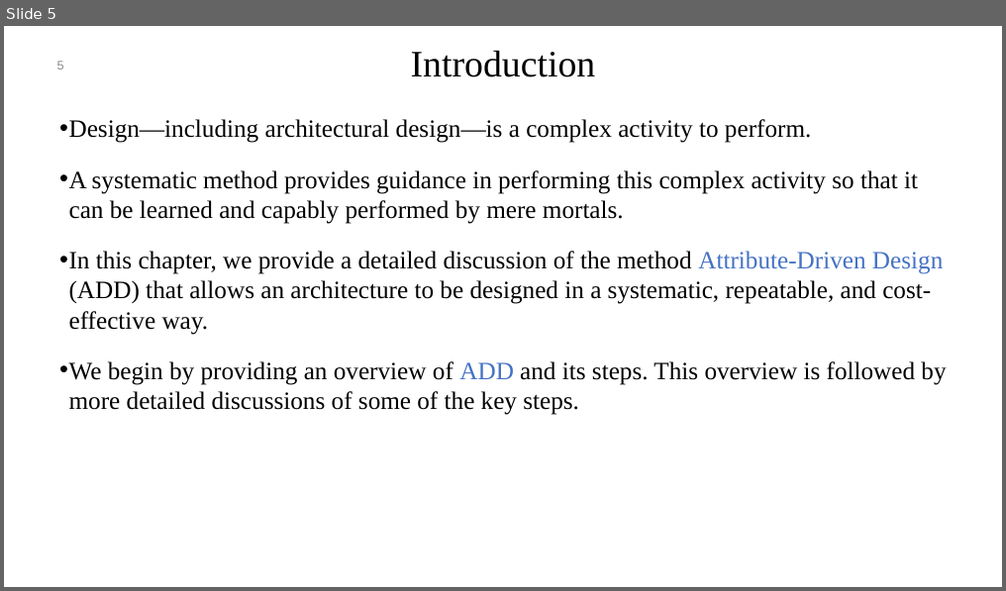
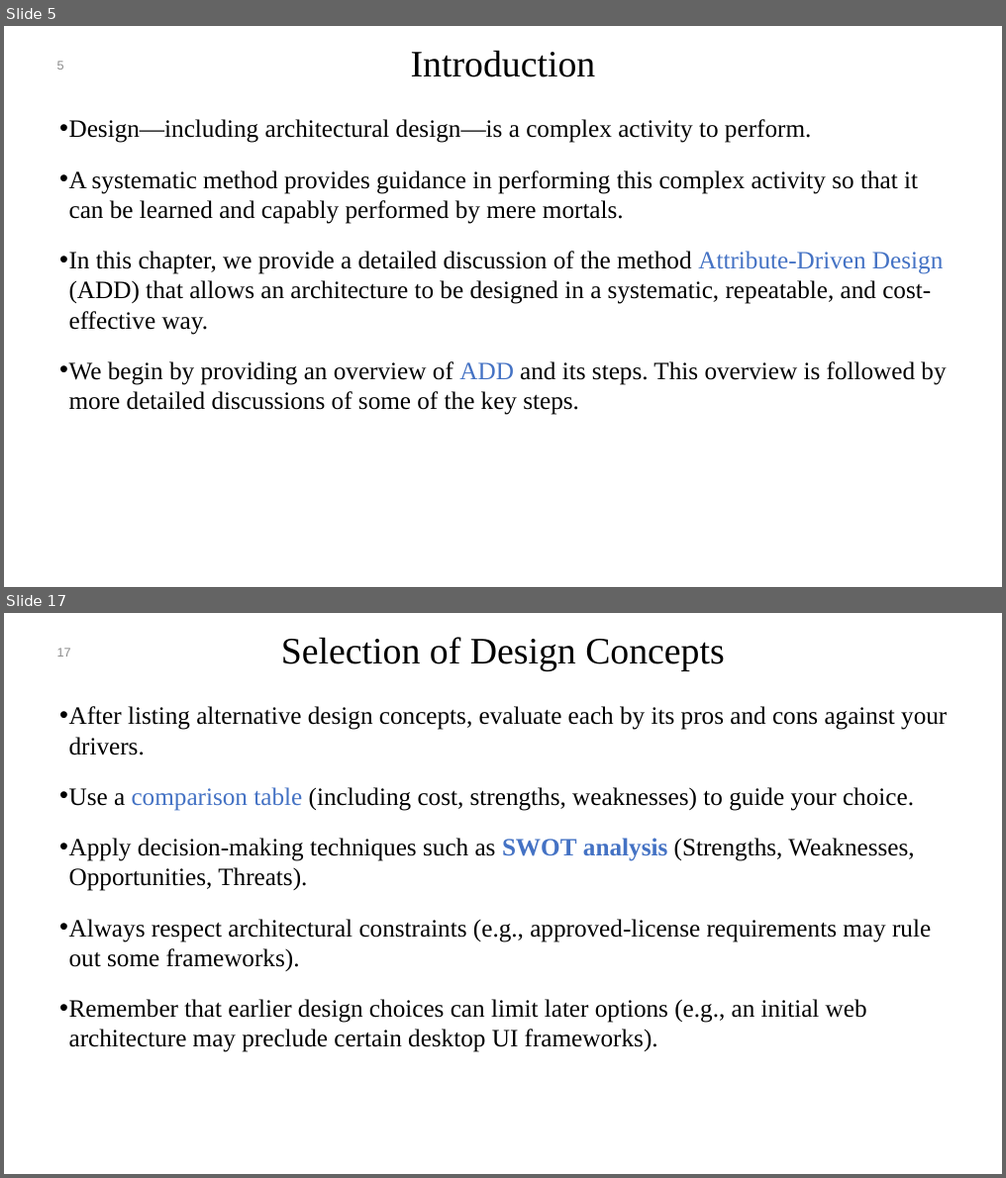
Before and after one commit to mohamad-khorsandi/slides-of-software-architecture-in-practice-4th-ed, a slide deck: chapter 20.pptx. Shown one above the other, each under a label of ours: slide 5 before the commit, slides 5 and 17 after it; the slides between them are not shown. The pictures are 1006x591 and 1006x1178 pixels, drawn with LibreOffice and Linux fonts; fonts in the diff are those of the drawing; background and template pictures are left out. Boxes give left, top, right and bottom in pixels: in the first picture for what was removed or moved away, otherwise in the second. Text is boxed around its words. In the diff, an @@ line names an element or a change of style, - is before the commit and + after.

```diff
--- a/chapter 20.pptx
+++ b/chapter 20.pptx
@@ slide 17 added at <box>4,613,1002,1174</box>, background #FFFFFF @@
@@ title added at <box>281,637,725,671</box>, 36 pt, text #000000 @@
+Selection of Design Concepts
@@ page number added at <box>57,648,71,657</box>, 12 pt, text #8C8C8C @@
+17
@@ text added at <box>69,706,946,1053</box>, 24 pt, text #000000 @@
+• After listing alternative design concepts, evaluate each by its pros and cons against your drivers.
+• Use a comparison table (including cost, strengths, weaknesses) to guide your choice.
+• Apply decision-making techniques such as SWOT analysis (Strengths, Weaknesses, Opportunities, Threats).
+• Always respect architectural constraints (e.g., approved-license requirements may rule out some frameworks).
+• Remember that earlier design choices can limit later options (e.g., an initial web architecture may preclude certain desktop UI frameworks).
```
Also in this commit, not shown: 1 slide changed, 24 other slides added.
